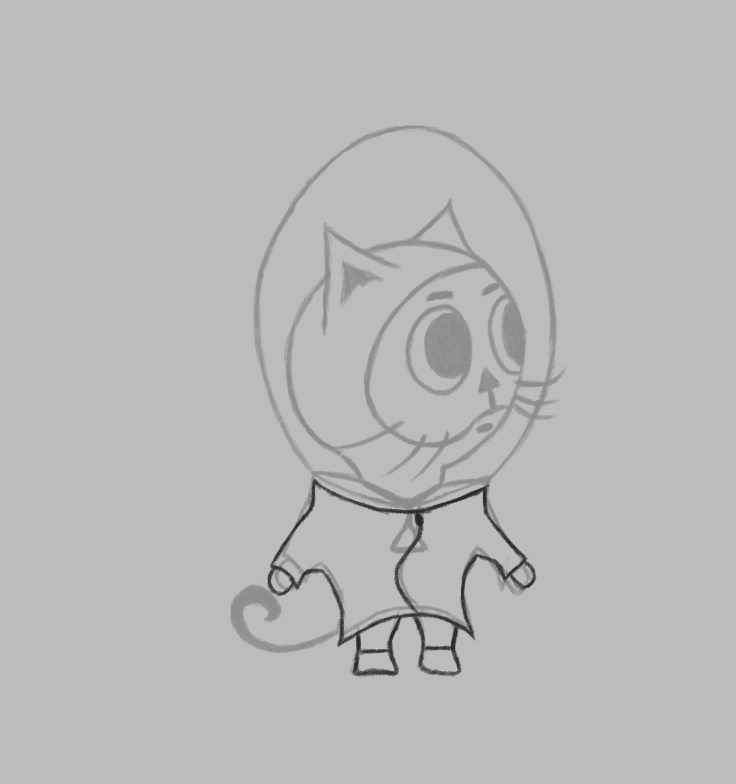
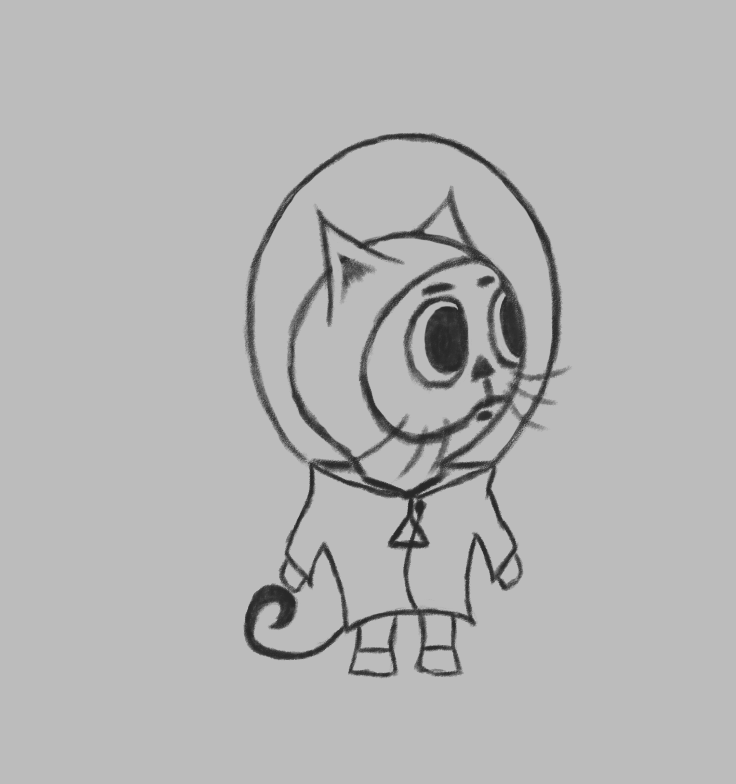
Revision of a layered (736, 784) image; what changed, layer by layer:
hid "Layer 13", painted on it over bbox(230, 125, 570, 677)
hid "Layer 12", opacity 32% → 100% over bbox(230, 125, 568, 679)
showed "Layer 11" over bbox(242, 131, 572, 679)
